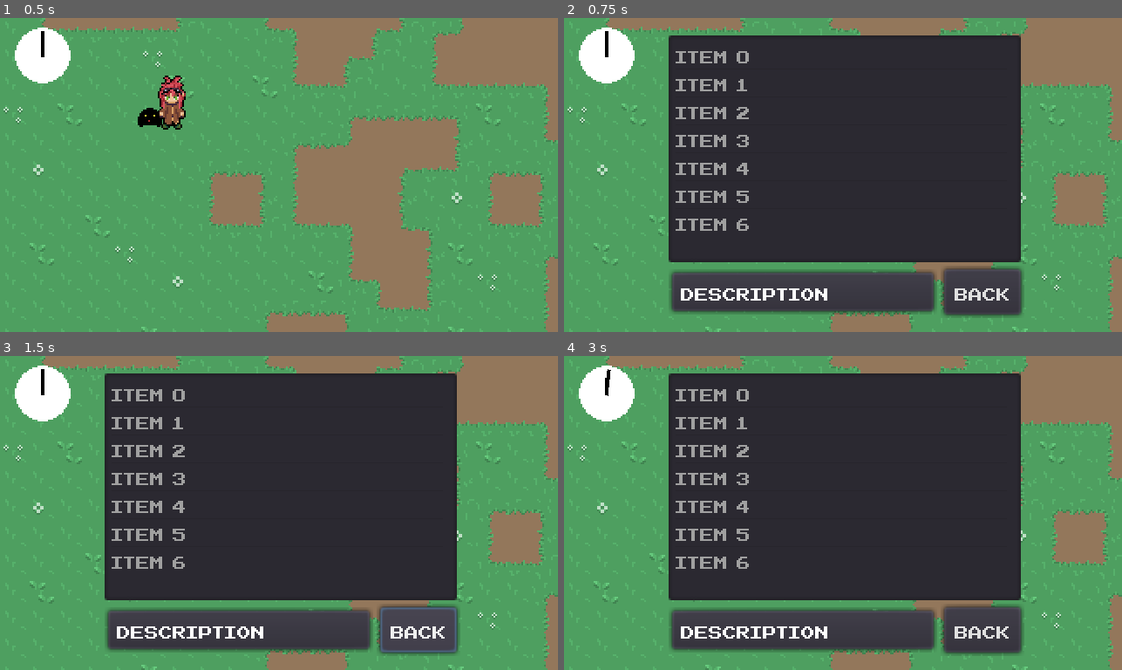
Above: before the commit, frames 1-4 (two rows, left to right).
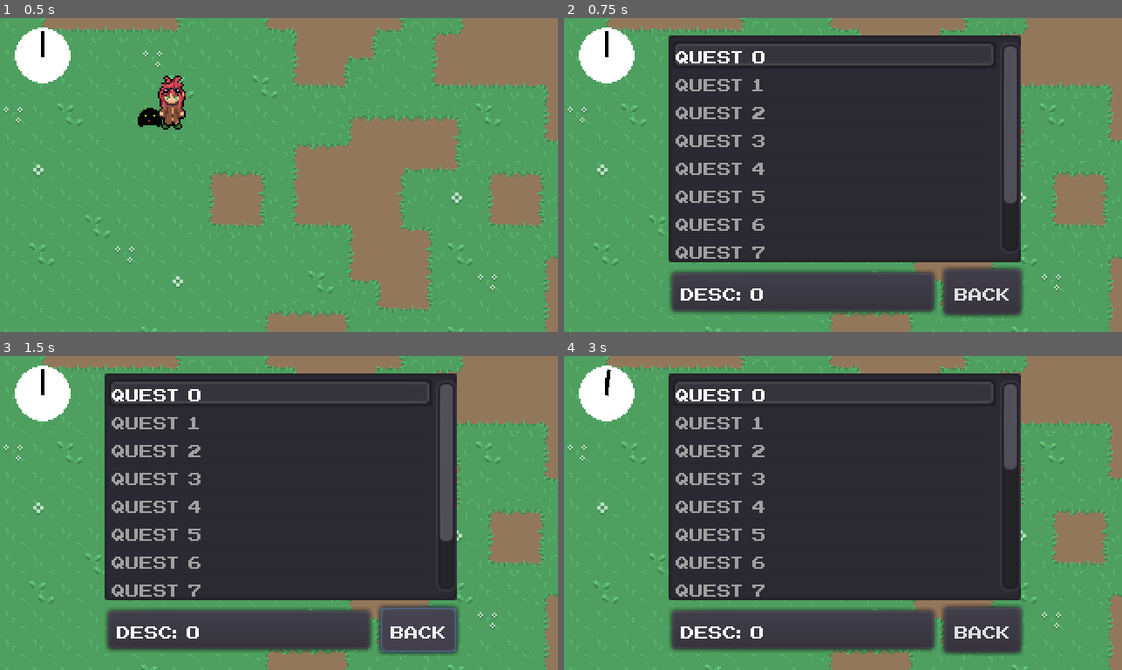
Above: after the commit, the same moments.

Repository: Morphclue/evo-world
Game: Godot game, scene res://world.tscn
Same seed, same stepped clock (60 frames per second), same inputs: the game is played once before the commit and once after it.
Inputs:
- Up to frame 1 (0.5 s): no input
- Up to frame 2 (0.75 s): tap Enter (ui_accept) at 0.5 s; hold D (right) from 0.53 s (still down); tap J (journal) at 0.6 s
- Up to frame 3 (1.5 s): tap Enter (ui_accept) at 0.77 s; release D (right) at 1.25 s; click "Back" at 1.25 s
- Up to frame 4 (3 s): hold S (down) 2.03-2.78 s; tap J (journal) at 2.1, 2.85 s; hold D (right) from 2.78 s (still down)

Frame 1 is identical in both runs. In frame 2, 4.5% of the frame differs, in the area x 20-82%, y 8-90%; in frame 3, 4.5%; in frame 4, 4.0%.

Commit message:
feat: add dummy_quests and load_ui()

Diff:
--- a/menus/journal.gd
+++ b/menus/journal.gd
@@ -7,6 +7,7 @@
 
 func _ready():
 	_load_quests()
+	_load_dummy_quests()
 	_load_ui()
 
 
@@ -14,5 +15,29 @@
 	quests = PlayerVariables.quest_list
 
 
+func _load_dummy_quests():
+	for i in range(10):
+		var title = "Quest " + str(i)
+		var desc = "Desc: " + str(i)
+		var quest: Quest = Quest.new(title, desc)
+		quests.append(quest)
+
+
 func _load_ui():
-	pass
+	if !quests.size():
+		return
+
+	for quest in quests:
+		item_list.add_item(quest.title)
+
+	for i in range(item_list.items.size()):
+		item_list.set_item_tooltip_enabled(i, false)
+
+	_on_itemList_item_selected(0)
+	item_list.select(0)
+
+
+func _on_itemList_item_selected(index):
+	print(quests[index].title)
+	print(quests[index].description)
+	description.text = quests[index].description
--- a/menus/journal.tscn
+++ b/menus/journal.tscn
@@ -28,7 +28,6 @@
 margin_bottom = 130.0
 rect_min_size = Vector2( 200, 130 )
 custom_fonts/font = ExtResource( 2 )
-items = [ "Item 0", null, false, "Item 1", null, false, "Item 2", null, false, "Item 3", null, false, "Item 4", null, false, "Item 5", null, false, "Item 6", null, false ]
 
 [node name="hBox" type="HBoxContainer" parent="vBox"]
 margin_top = 134.0
@@ -57,3 +56,5 @@
 __meta__ = {
 "_edit_use_anchors_": false
 }
+
+[connection signal="item_selected" from="vBox/itemList" to="." method="_on_itemList_item_selected"]
--- a/menus/quest.gd
+++ b/menus/quest.gd
@@ -2,9 +2,10 @@
 
 class_name Quest
 
+var title: String
 var description: String
-var is_main_quest: bool
 
-func _init(_description: String, _is_main_quest: bool):
-	self.description = description
-	self.is_main_quest = is_main_quest
+
+func _init(_title: String, _description: String):
+	self.title = _title
+	self.description = _description
